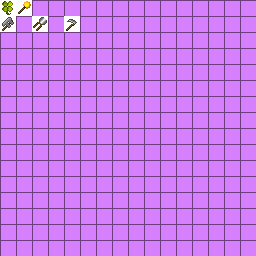
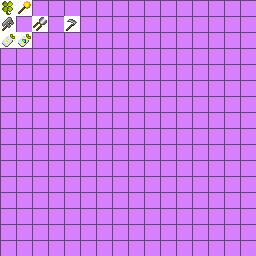
The second 256x256 image is a revision of the first. Changes to its layers:
added group "幸运书笺" with 2 layers above "幸运书笺: 矿藏" over [2, 34, 15, 47]
added layer "图层 10" (1st of 2, in "幸运书笺") in group "幸运书笺" over [2, 34, 15, 47]
added group "幸运书笺: 矿藏" with 2 layers above "图层 1" over [18, 34, 31, 47]
added layer "图层 10" (2nd of 2, in "幸运书笺: 矿藏") in group "幸运书笺: 矿藏" over [21, 37, 28, 44]
added layer "图层 10 副本" in group "幸运书笺: 矿藏" over [18, 34, 31, 47]
painted on "图层 0" over [0, 32, 32, 48]
